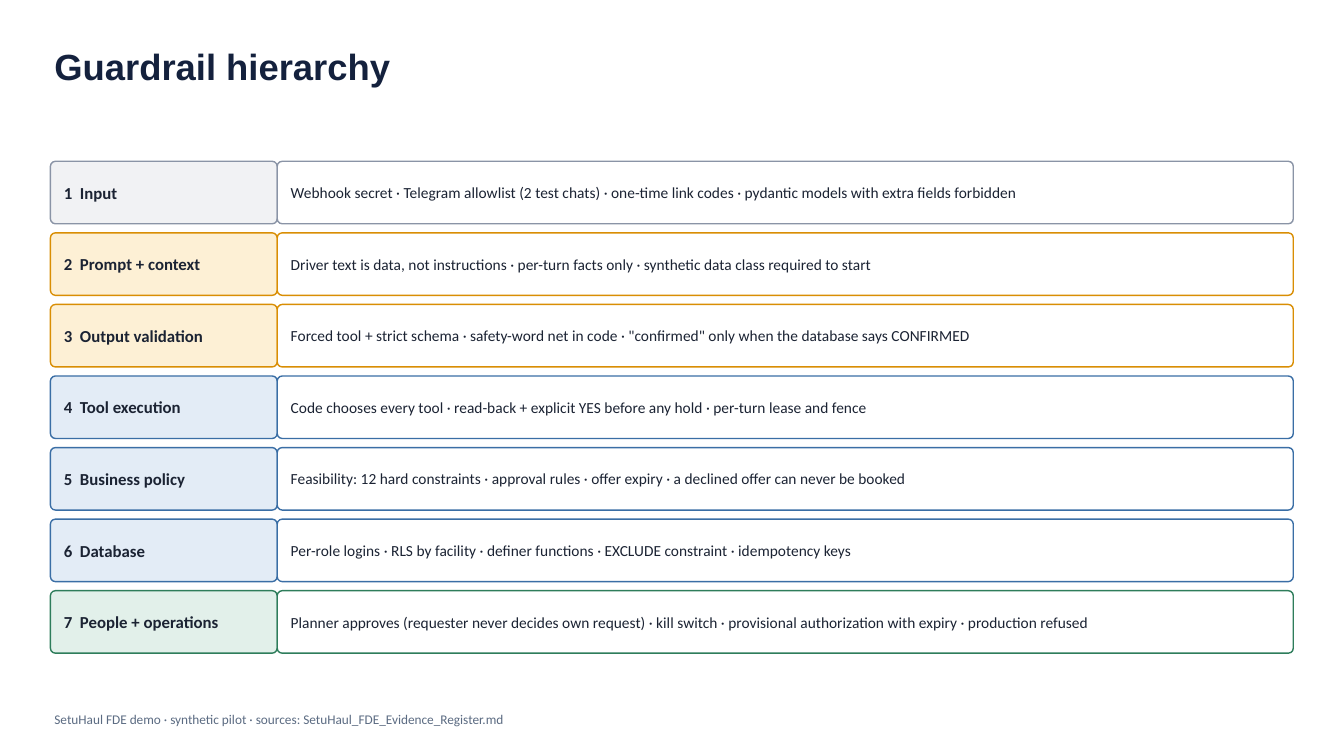
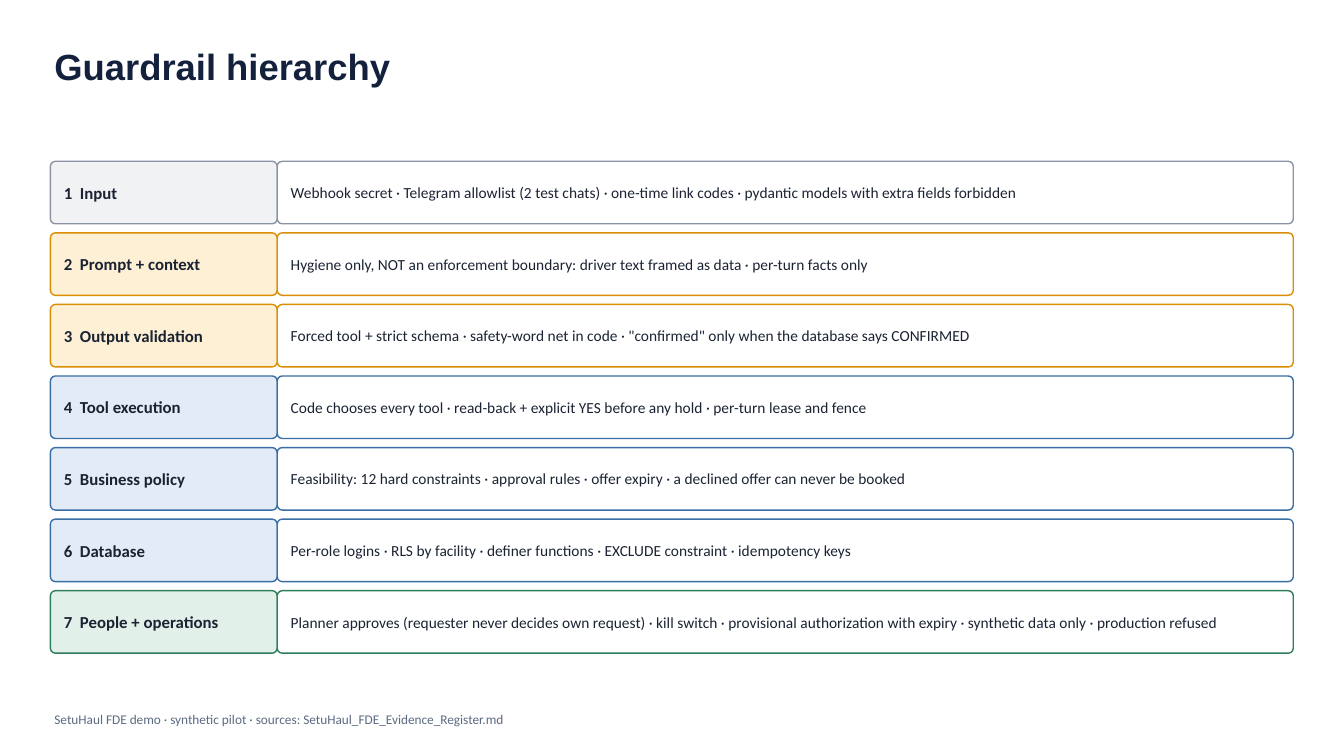
Before and after one commit to amolam/setuhaul-logistics, a slide deck: slide 6 of artifacts/fde-demo/source/diagrams_source.pptx. Drawn at 1344x756 pixels with LibreOffice and Linux fonts; fonts in the diff are those of the drawing. Boxes give left, top, right and bottom in pixels: in the first picture for what was removed or moved away, otherwise in the second. Text is boxed around its words. In the diff, an @@ line names an element or a change of style, - is before the commit and + after.

```diff
--- a/artifacts/fde-demo/source/diagrams_source.pptx
+++ b/artifacts/fde-demo/source/diagrams_source.pptx
@@ text in rounded rectangle at <box>291,259,868,273</box>: text changed @@
-Driver text is data, not instructions · per-turn facts only · synthetic data class required to start
+Hygiene only, NOT an enforcement boundary: driver text framed as data · per-turn facts only
@@ text in rounded rectangle at <box>291,617,1216,631</box>: text changed @@
-Planner approves (requester never decides own request) · kill switch · provisional authorization with expiry · production refused
+Planner approves (requester never decides own request) · kill switch · provisional authorization with expiry · synthetic data only · production refused
```
Also in this commit, not shown: 10 other slides changed, 22 other files.
